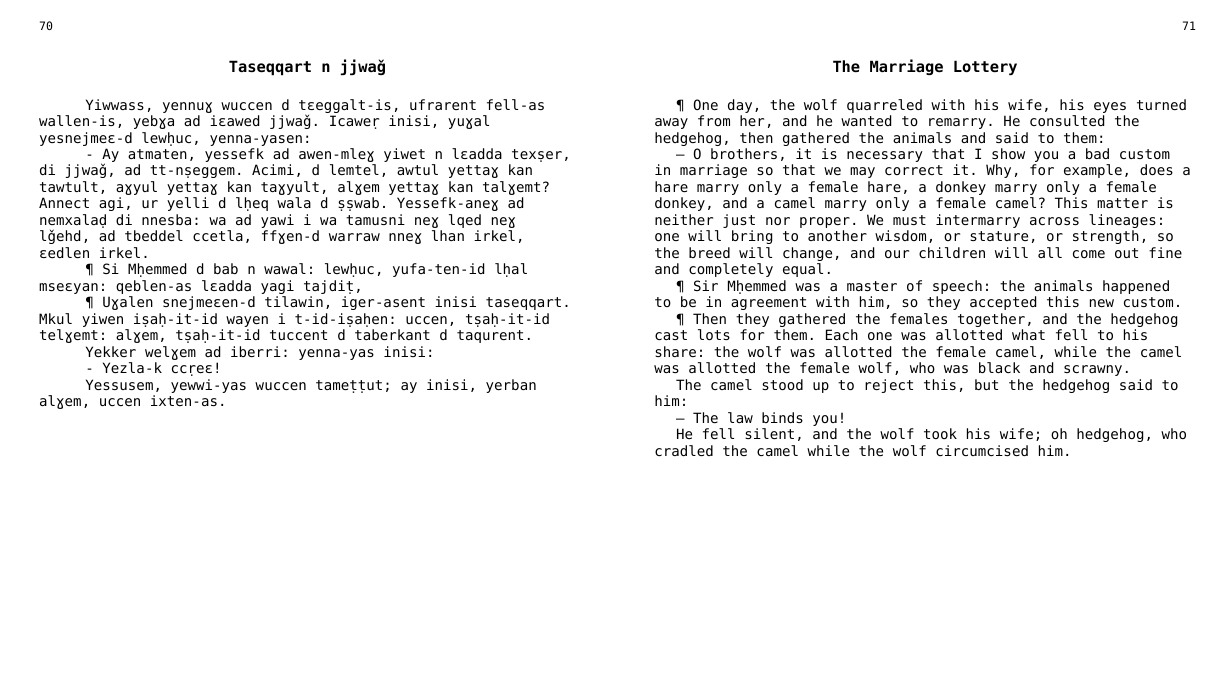
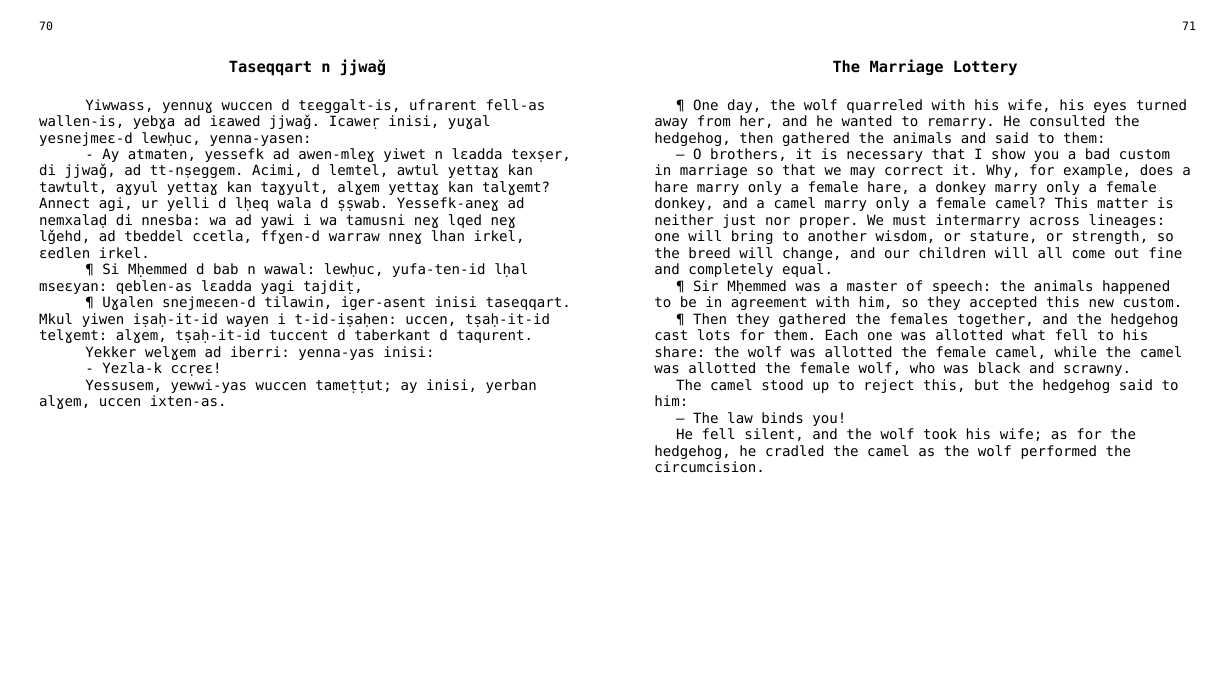
Before and after one commit to sferhah/tamacahut_n_wuccen, a slide deck: slide 31 of Uccen.ConsoleApp/uccen.eng.pptx. Drawn at 1232x693 pixels with LibreOffice and Linux fonts; fonts in the diff are those of the drawing. Boxes give left, top, right and bottom in pixels: in the first picture for what was removed or moved away, otherwise in the second. Text is boxed around its words. In the diff, an @@ line names an element or a change of style, - is before the commit and + after.

```diff
--- a/Uccen.ConsoleApp/uccen.eng.pptx
+++ b/Uccen.ConsoleApp/uccen.eng.pptx
@@ table at bbox=[30, 15, 1205, 668] @@
-row 3, column 3: ¶ One day, the wolf quarreled with his wife, his eyes turned away from her, and he wanted to remarry. He consulted the hedgehog, then gathered the animals and said to them: / — O brothers, it is necessary that I show you a bad custom in marriage so that we may correct it. Why, for example, does a hare marry only a female hare, a donkey marry only a female donkey, and a camel marry only a female camel? This matter is neither just nor proper. We must intermarry across lineages: one will bring to another wisdom, or stature, or strength, so the breed will change, and our children will all come out fine and completely equal. / ¶ Sir Mḥemmed was a master of speech: the animals happened to be in agreement with him, so they accepted this new custom. / ¶ Then they gathered the females together, and the hedgehog cast lots for them. Each one was allotted what fell to his share: the wolf was allotted the female camel, while the camel was allotted the female wolf, who was black and scrawny. / The camel stood up to reject this, but the hedgehog said to him: / — The law binds you! / He fell silent, and the wolf took his wife; oh hedgehog, who cradled the camel while the wolf circumcised him.
+row 3, column 3: ¶ One day, the wolf quarreled with his wife, his eyes turned away from her, and he wanted to remarry. He consulted the hedgehog, then gathered the animals and said to them: / — O brothers, it is necessary that I show you a bad custom in marriage so that we may correct it. Why, for example, does a hare marry only a female hare, a donkey marry only a female donkey, and a camel marry only a female camel? This matter is neither just nor proper. We must intermarry across lineages: one will bring to another wisdom, or stature, or strength, so the breed will change, and our children will all come out fine and completely equal. / ¶ Sir Mḥemmed was a master of speech: the animals happened to be in agreement with him, so they accepted this new custom. / ¶ Then they gathered the females together, and the hedgehog cast lots for them. Each one was allotted what fell to his share: the wolf was allotted the female camel, while the camel was allotted the female wolf, who was black and scrawny. / The camel stood up to reject this, but the hedgehog said to him: / — The law binds you! / He fell silent, and the wolf took his wife; as for the hedgehog, he cradled the camel as the wolf performed the circumcision.
```
Also in this commit, not shown: 1 other file.
